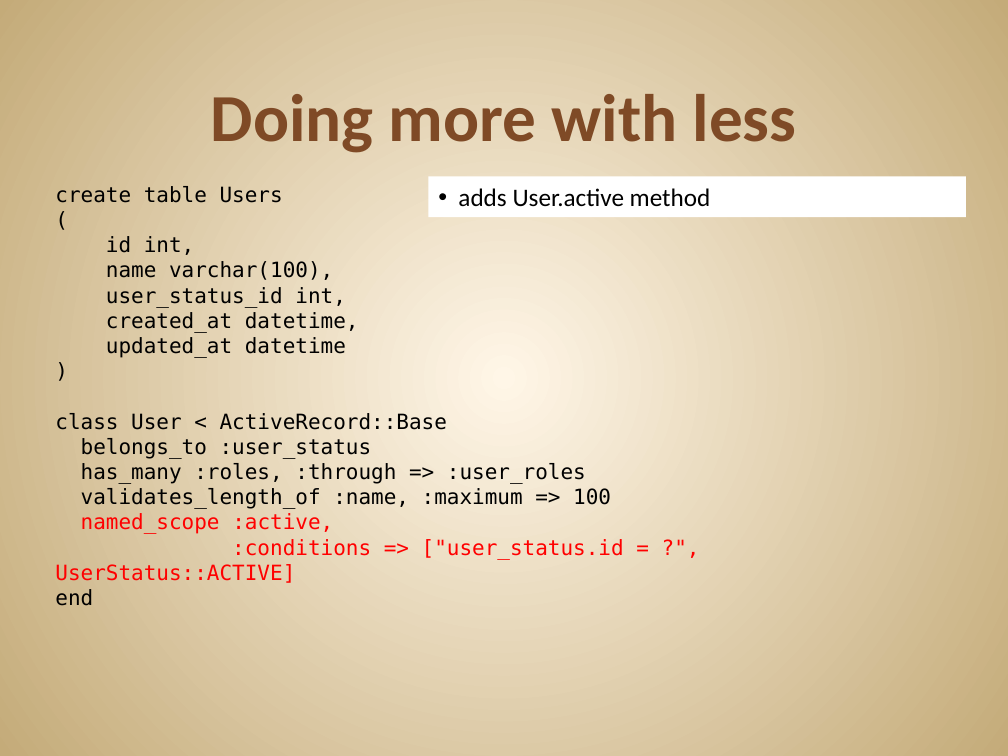
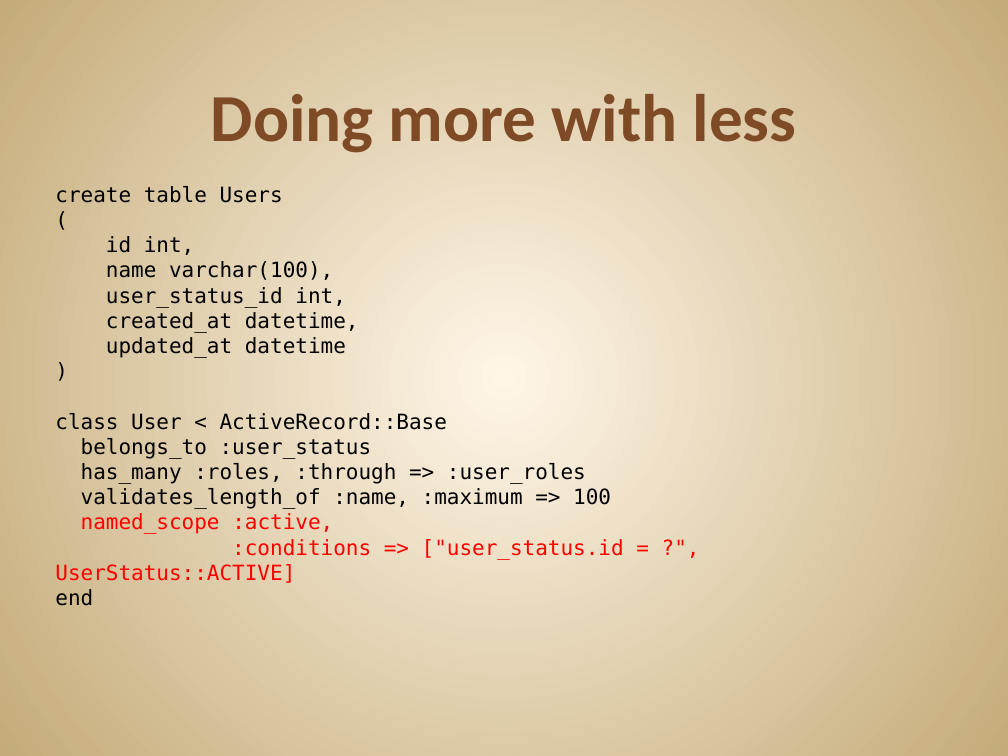
Before and after one commit to JonKruger/ruby-codemash, a slide deck: slide 21 of ruby-codemash.pptx (slide 20 before the commit). Drawn at 1008x756 pixels with LibreOffice and Linux fonts; fonts in the diff are those of the drawing. Boxes give left, top, right and bottom in pixels: in the first picture for what was removed or moved away, otherwise in the second. Text is boxed around its words. In the diff, an @@ line names an element or a change of style, - is before the commit and + after.

Commit message:
updates

```diff
--- a/ruby-codemash.pptx
+++ b/ruby-codemash.pptx
@@ rectangle removed at bbox=[428, 176, 966, 217] @@
-• adds User.active method
```
Also in this commit, not shown: 1 slide added.
